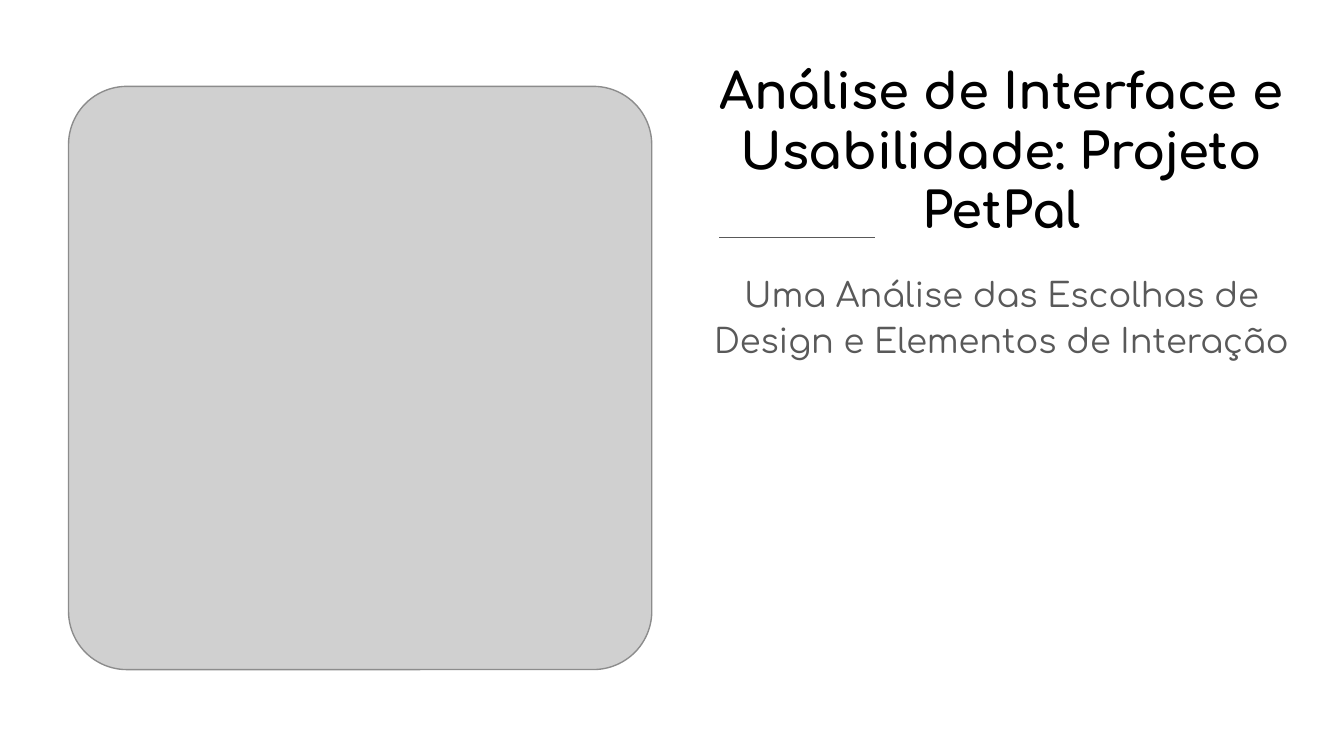
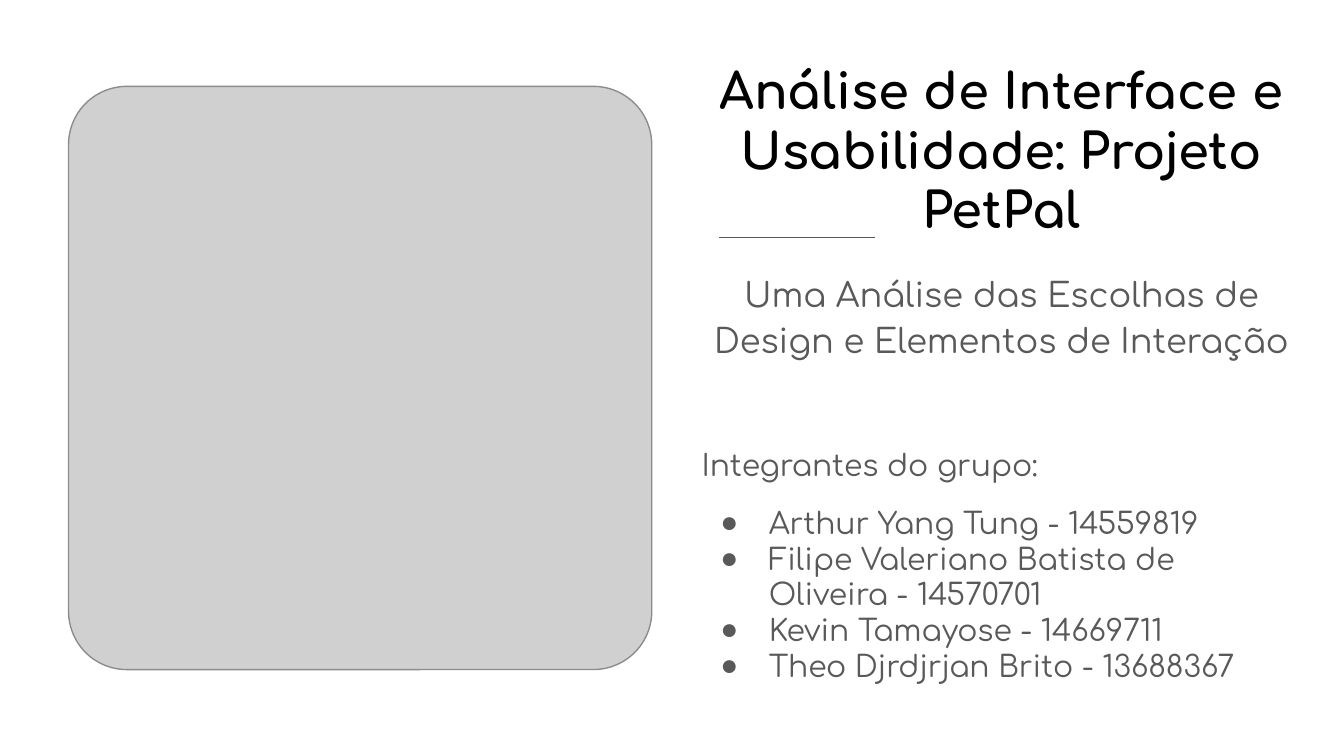
Before and after one commit to tung-a/EP-IHC, a slide deck: slide 1 of Relatorios_Slides/4 - Análise de Interface e Usabilidade_ Projeto PetPal.pptx. Drawn at 1344x756 pixels with LibreOffice and Linux fonts; fonts in the diff are those of the drawing; grey boxes stand for pictures. Boxes give left, top, right and bottom in pixels: in the first picture for what was removed or moved away, otherwise in the second. Text is boxed around its words. In the diff, an @@ line names an element or a change of style, - is before the commit and + after.

```diff
--- a/Relatorios_Slides/4 - Análise de Interface e Usabilidade_ Projeto PetPal.pptx
+++ b/Relatorios_Slides/4 - Análise de Interface e Usabilidade_ Projeto PetPal.pptx
@@ text at bbox=[702, 452, 1234, 684]: paragraphs added @@
+Integrantes do grupo:
+● Arthur Yang Tung - 14559819
+● Filipe Valeriano Batista de Oliveira - 14570701
+● Kevin Tamayose - 14669711
+● Theo Djrdjrjan Brito - 13688367
```
Also in this commit, not shown: 5 other files.
